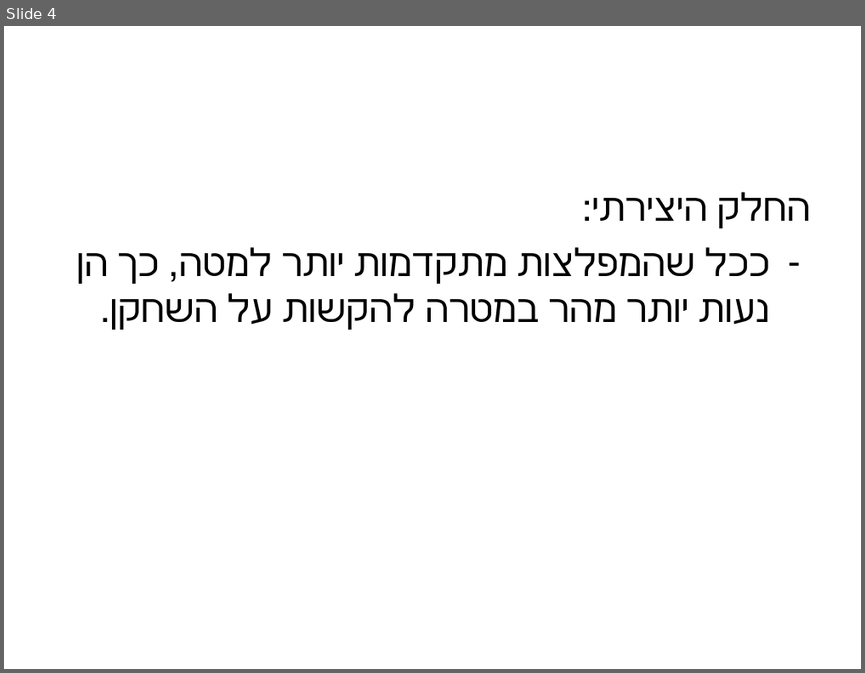
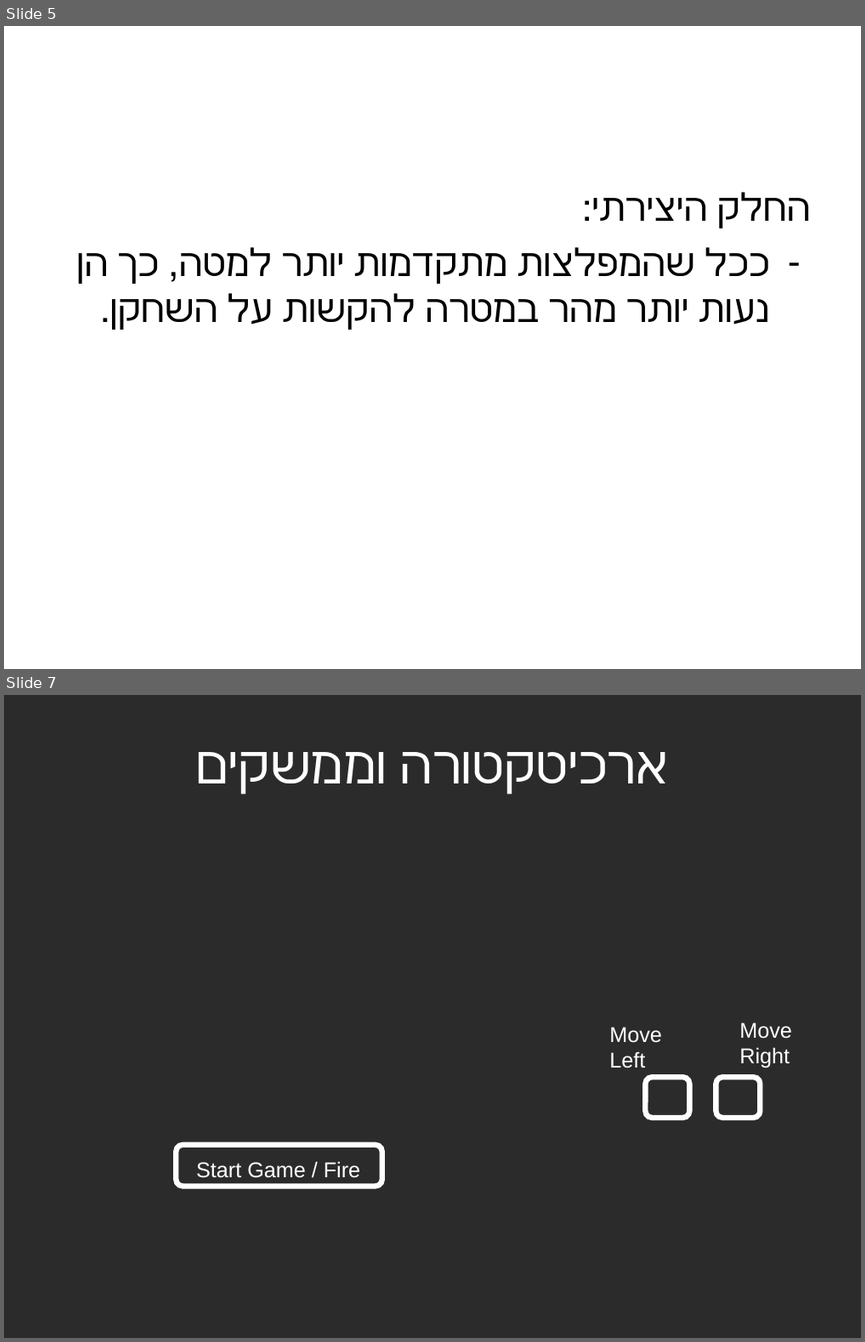
Before and after one commit to mocedon/EELabProject, a slide deck: Documantation/Presentation.ppt. Shown one above the other, each under a label of ours: slide 4 before the commit, slides 5 and 7 after it; the slides between them are not shown. The pictures are 865x673 and 865x1342 pixels, drawn with LibreOffice and Linux fonts; fonts in the diff are those of the drawing; background and template pictures are left out; a plain dark background stands for a picture behind light text. Boxes give left, top, right and bottom in pixels: in the first picture for what was removed or moved away, otherwise in the second. Text is boxed around its words. In the diff, an @@ line names an element or a change of style, - is before the commit and + after.

```diff
--- a/Documantation/Presentation.ppt
+++ b/Documantation/Presentation.ppt
@@ slide 7 added at (4, 695, 861, 1338), background picture (left out) @@
@@ title added at (400, 752, 670, 794), 44 pt, text #FFFFFF @@
+ארכיטקטורה וממשקים
@@ text added at (739, 1022, 792, 1068), 18 pt, text #FFFFFF @@
+Move Right
@@ text added at (609, 1027, 662, 1068), 18 pt, text #FFFFFF @@
+Move Left
@@ rounded rectangle added at (645, 1077, 689, 1117), outline #FFFFFF 4.51 pt @@
@@ rounded rectangle added at (716, 1077, 760, 1117), outline #FFFFFF 4.51 pt @@
@@ rounded rectangle added at (177, 1145, 383, 1186), outline #FFFFFF 4.51 pt @@
@@ text added at (196, 1161, 360, 1178), 18 pt, text #FFFFFF @@
+Start Game / Fire
@@ what was slide 4 is now slide 5 @@
```
Also in this commit, not shown: 1 slide changed, 4 other slides added, 3 slides removed.
